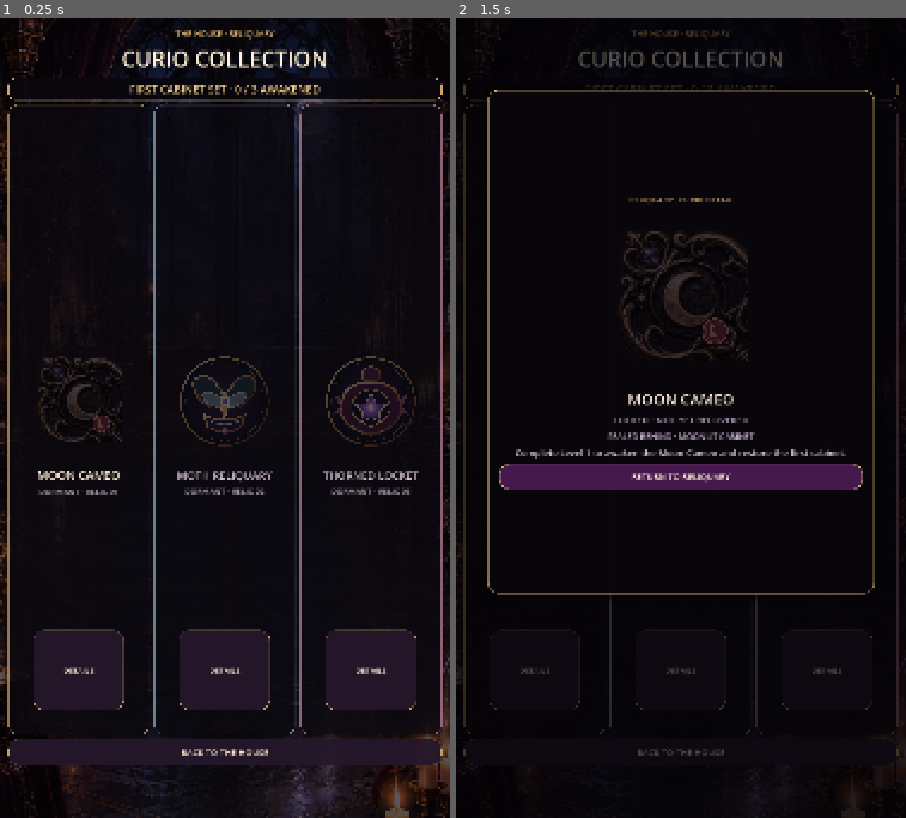
Above: before the commit, frames 1-2 (left to right).
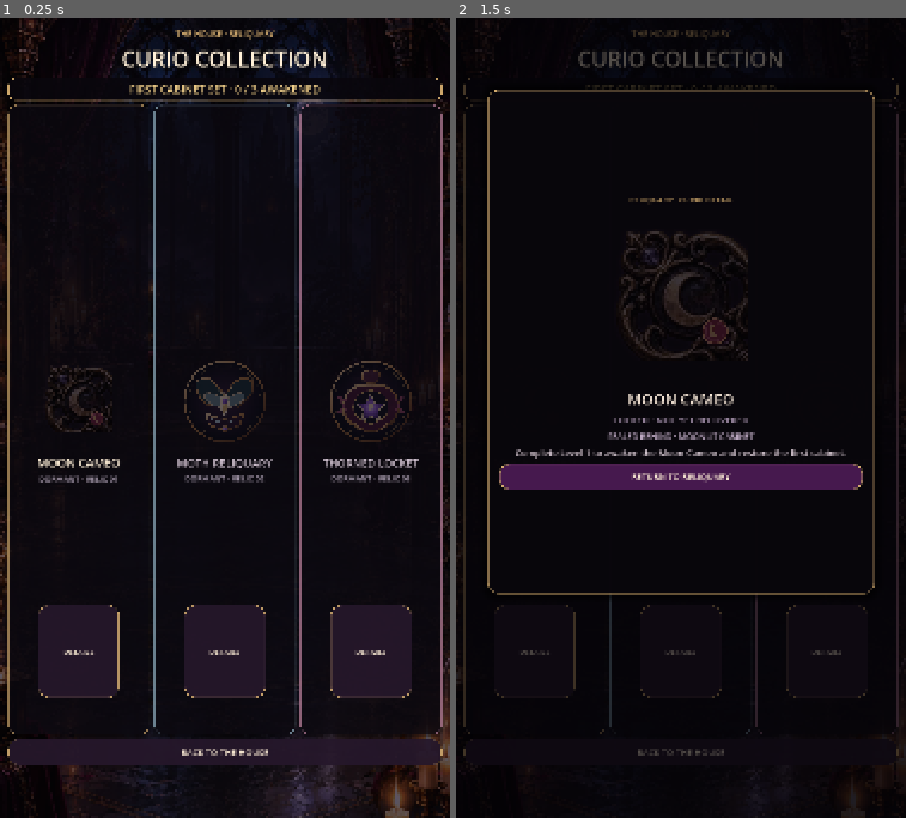
Above: after the commit, the same moments.

Repository: Jay-prodesign/akilta-match3
Game: Godot game, scene res://src/ui/collection/curio_collection.tscn
The game is run twice, just before and just after one commit, with the same random seed, the same clock (stepped at 60 frames per second) and the same inputs. This scene is started directly instead of the project's main scene.
Inputs:
- Up to frame 1 (0.25 s): no input
- Up to frame 2 (1.5 s): click "DETAILS" at 0.5 s; click "DETAILS" at 1.25 s

The runs differ from the first frame. In frame 1, 5.1% of the frame differs, in the area x 7-94%, y 42-87%; in frame 2, 0.3%.

Commit message:
Tighten Reliquary grid card proportions

Diff:
--- a/src/ui/collection/curio_collection.tscn
+++ b/src/ui/collection/curio_collection.tscn
@@ -168,7 +168,7 @@
 alignment = 1
 
 [node name="MoonCard" type="PanelContainer" parent="Layout/Cards"]
-custom_minimum_size = Vector2(0, 520)
+custom_minimum_size = Vector2(0, 420)
 layout_mode = 2
 size_flags_horizontal = 3
 theme_override_styles/panel = SubResource("Display")
@@ -179,7 +179,7 @@
 alignment = 1
 
 [node name="RitualArt" type="TextureRect" parent="Layout/Cards/MoonCard/Content"]
-custom_minimum_size = Vector2(230, 280)
+custom_minimum_size = Vector2(210, 220)
 layout_mode = 2
 expand_mode = 1
 stretch_mode = 5
@@ -235,10 +235,10 @@
 [node name="InspectAction" type="Button" parent="Layout/Cards/MoonCard/DetailActionLayer"]
 layout_mode = 1
 anchors_preset = 0
-anchor_left = 0.14
-anchor_top = 0.84
-anchor_right = 0.86
-anchor_bottom = 0.97
+anchor_left = 0.18
+anchor_top = 0.80
+anchor_right = 0.82
+anchor_bottom = 0.95
 grow_horizontal = 2
 grow_vertical = 2
 mouse_filter = 0
@@ -250,7 +250,7 @@
 text = "DETAILS"
 
 [node name="Slot2" type="PanelContainer" parent="Layout/Cards"]
-custom_minimum_size = Vector2(0, 520)
+custom_minimum_size = Vector2(0, 420)
 layout_mode = 2
 size_flags_horizontal = 3
 theme_override_styles/panel = SubResource("DisplayCool")
@@ -261,7 +261,7 @@
 alignment = 1
 
 [node name="Number" type="Label" parent="Layout/Cards/Slot2/Content"]
-custom_minimum_size = Vector2(230, 280)
+custom_minimum_size = Vector2(210, 220)
 size_flags_horizontal = 4
 size_flags_vertical = 4
 layout_mode = 2
@@ -319,10 +319,10 @@
 
 [node name="InspectAction" type="Button" parent="Layout/Cards/Slot2/DetailActionLayer"]
 layout_mode = 1
-anchor_left = 0.14
-anchor_top = 0.84
-anchor_right = 0.86
-anchor_bottom = 0.97
+anchor_left = 0.18
+anchor_top = 0.80
+anchor_right = 0.82
+anchor_bottom = 0.95
 grow_horizontal = 2
 grow_vertical = 2
 mouse_filter = 0
@@ -334,7 +334,7 @@
 text = "DETAILS"
 
 [node name="Slot3" type="PanelContainer" parent="Layout/Cards"]
-custom_minimum_size = Vector2(0, 520)
+custom_minimum_size = Vector2(0, 420)
 layout_mode = 2
 size_flags_horizontal = 3
 theme_override_styles/panel = SubResource("DisplayCool")
@@ -345,7 +345,7 @@
 alignment = 1
 
 [node name="Number" type="Label" parent="Layout/Cards/Slot3/Content"]
-custom_minimum_size = Vector2(230, 280)
+custom_minimum_size = Vector2(210, 220)
 size_flags_horizontal = 4
 size_flags_vertical = 4
 layout_mode = 2
@@ -403,10 +403,10 @@
 
 [node name="InspectAction" type="Button" parent="Layout/Cards/Slot3/DetailActionLayer"]
 layout_mode = 1
-anchor_left = 0.14
-anchor_top = 0.84
-anchor_right = 0.86
-anchor_bottom = 0.97
+anchor_left = 0.18
+anchor_top = 0.80
+anchor_right = 0.82
+anchor_bottom = 0.95
 grow_horizontal = 2
 grow_vertical = 2
 mouse_filter = 0
